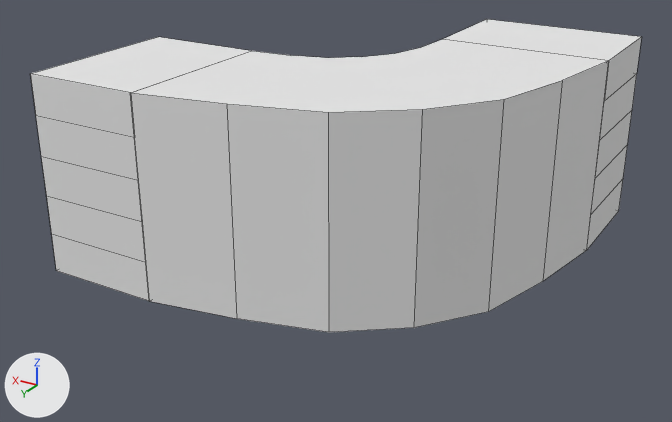
The Blender file Escape Room VR/Assets/EscapeRoom/Models/desk.blend, before and after one commit.
Rendered twice from a 50 mm lens placed at (-1.93, 3.56, 1.54), pointed at (0.24, -0.06, -0.28). The lights are fixed; the arrows at lower left show +X, +Y and +Z. Mesh edges are drawn as thin lines.

The first picture shows 'DeskDrawers1', 'DeskDrawers2', 'DeskPart'.
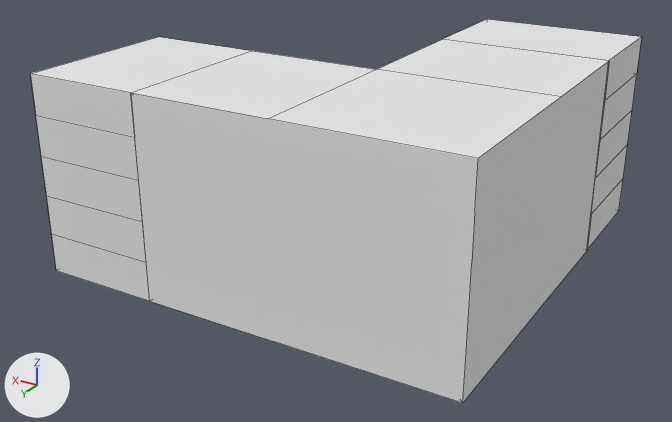
Commit message: Remove the rounded part of the corner desk.

Location of each change, [x1, y1, x2, y2] in pixels of the pictures (672 x 422 px):
'DeskPart', reshaped, moved, turned, modifiers changed
    before: [131, 40, 609, 332]
    after: [131, 40, 609, 403]

Diff of the bpy script that builds the scene:
```diff
--- a/Escape Room VR/Assets/EscapeRoom/Models/desk.blend.py
+++ b/Escape Room VR/Assets/EscapeRoom/Models/desk.blend.py
@@ me_cube_003 @@
 me_cube_003.from_pydata(...)  # 21 vertices, 7 faces; spans x -0.74..0.78, y -0.79..0.74, z -0.64..0.32
 # used by ob_deskpart; parent = ob_desk; location = (-0.107, 0.095, 0.16)
 # verts and faces of me_cube_003; kept vertices keep their numbers, new ones are numbered from 21
 # before: 0 (0.78, 0.74, -0.64), 1 (0.78, 0.74, 0.32), 2 (-0.74, -0.79, -0.64), 3 (-0.74, -0.79, 0.32), 4 (0.1, -0.79, 0.32)
 # before: 5 (0.78, -0.1, 0.32), 6 (-0.66, -0.35, -0.64), 7 (-0.56, 0.05, -0.64), 8 (-0.34, 0.34, -0.64), 9 (-0.05, 0.56, -0.64)
 # before: 10 (0.35, 0.66, -0.64), 11 (0.35, 0.66, 0.32), 12 (-0.05, 0.56, 0.32), 13 (-0.34, 0.34, 0.32), 14 (-0.56, 0.05, 0.32)
 # before: 15 (-0.66, -0.35, 0.32), 16 (0.12, -0.57, 0.32), 17 (0.17, -0.4, 0.32), 18 (0.27, -0.27, 0.32), 19 (0.4, -0.17, 0.32)
 # before: 20 (0.57, -0.12, 0.32)
+# me_cube_003 part 1
+delete_vertices([*range(0, 21)])  # with the faces that use them
+verts[21] = (-0.43, -0.29, -0.48)
+verts[22] = (-0.43, -0.29, 0.1)
+verts[23] = (-0.43, -1.81, -0.48)
+verts[24] = (-0.43, -1.81, 0.1)
+verts[25] = (1.09, -1.81, -0.48)
+verts[26] = (1.09, -1.81, 0.1)
+for new, old in zip([*range(27, 33)], [*range(21, 27)]): verts[new] = verts[old] + (0.0, 0.0, 0.19)
+for new, old in zip([*range(33, 39)], [*range(27, 33)]): verts[new] = verts[old] + (0.0, 0.0, 0.19)
+for new, old in zip([39, 40, 41], [23, 34, 36]): verts[new] = verts[old] + (0.84, 0.0, 0.0)
+for new, old in zip([*range(42, 46)], [23, 36, 38, 41]): verts[new] = verts[old] + (0.0, 0.84, 0.0)
+faces += [(36, 41, 45, 43), (34, 43, 45, 40), (23, 39, 25, 31, 37, 26, 32, 38, 41, 36, 30, 24, 35, 29), (38, 44, 45, 41), (21, 42, 23, 29, 35, 24, 30, 36, 43, 34, 28, 22, 33, 27)]
 me_cube_003.materials.append(mat_main)
@@ ob_deskpart @@
 ob_deskpart.parent = ob_desk
-ob_deskpart.location = (-0.107, 0.095, 0.16)
+ob_deskpart.location = (0.966, 0.404, 0.0)
+ob_deskpart.rotation_euler = (0.0, 0.0, -1.571)  # degrees (0, 0, -90)
 _m = ob_deskpart.modifiers.new('Solidify', 'SOLIDIFY')
-_m.thickness = -0.05
+_m.thickness = 0.05
 _m.nonmanifold_thickness_mode = 'FIXED'
```
